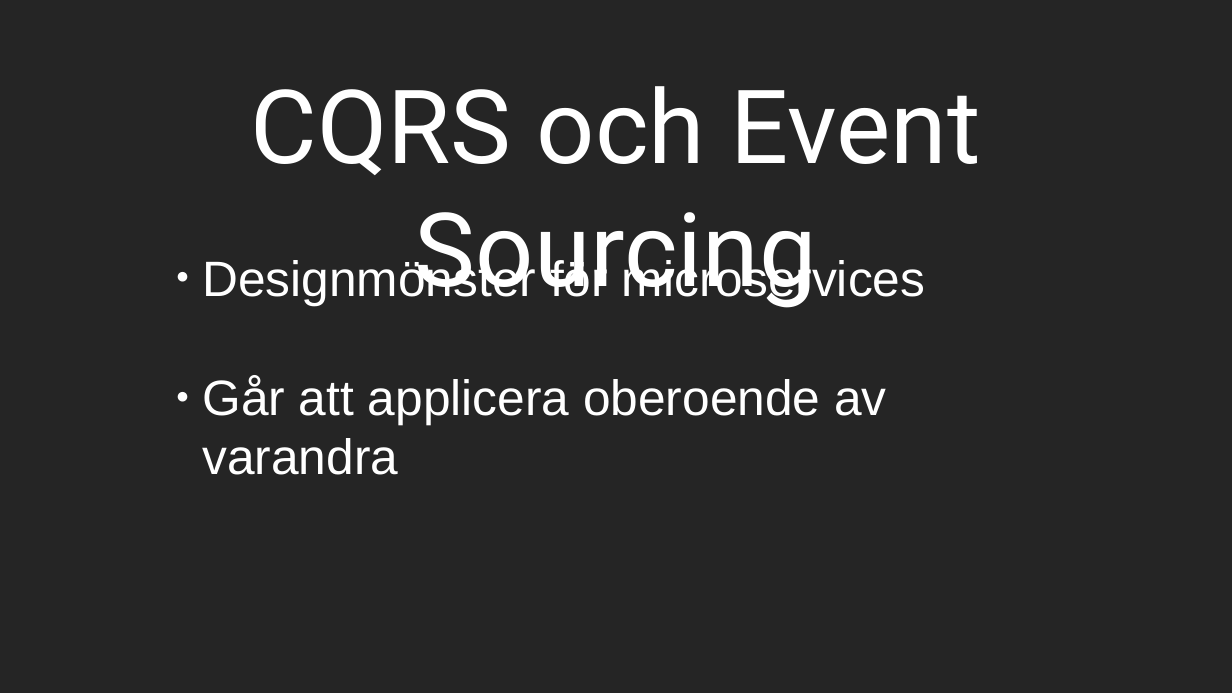
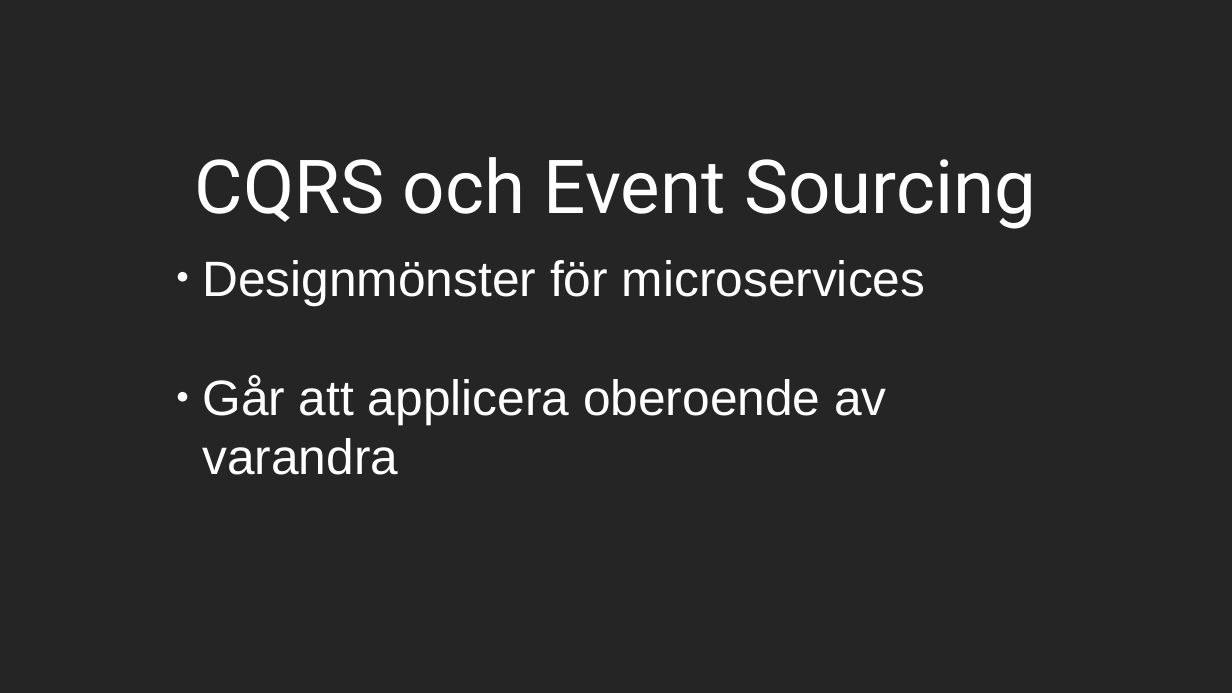
Before and after one commit to thomaskrut/tekf, a slide deck: slide 3 of tekf presentation.odp. Drawn at 1232x693 pixels with LibreOffice and Linux fonts; fonts in the diff are those of the drawing. Boxes give left, top, right and bottom in pixels: in the first picture for what was removed or moved away, otherwise in the second. Text is boxed around its words. In the diff, an @@ line names an element or a change of style, - is before the commit and + after.

```diff
--- a/tekf presentation.odp
+++ b/tekf presentation.odp
@@ title "CQRS och Event Sourcing": place and size @@
-title "CQRS och Event Sourcing" at bbox=[251, 86, 980, 308]
+title "CQRS och Event Sourcing" at bbox=[195, 157, 1036, 229]
@@ title "CQRS och Event Sourcing" at bbox=[195, 157, 1036, 229]: size 66 to 48 pt @@
```
Also in this commit, not shown: 41 other slides changed, 1 other file.
